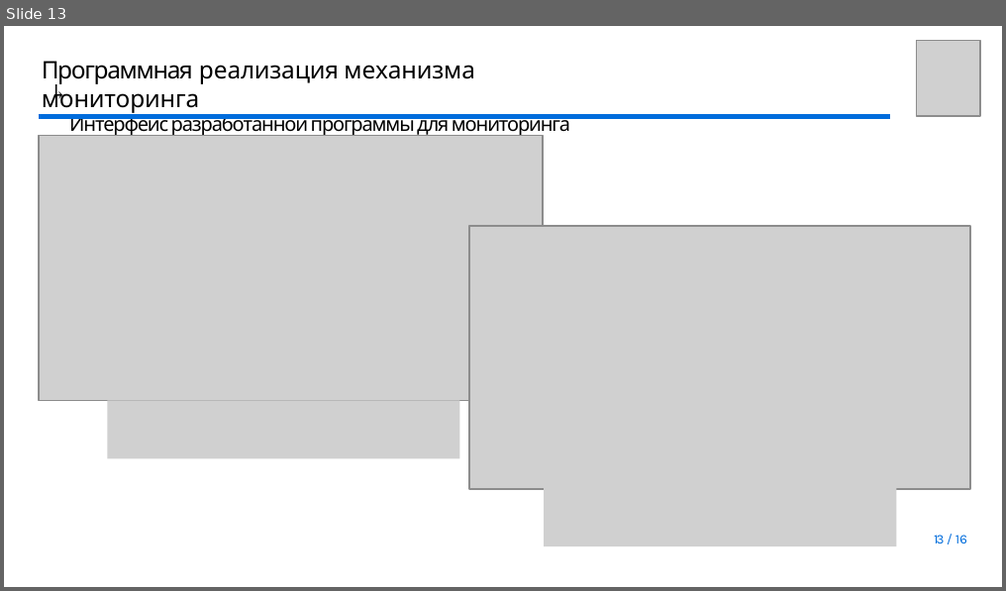
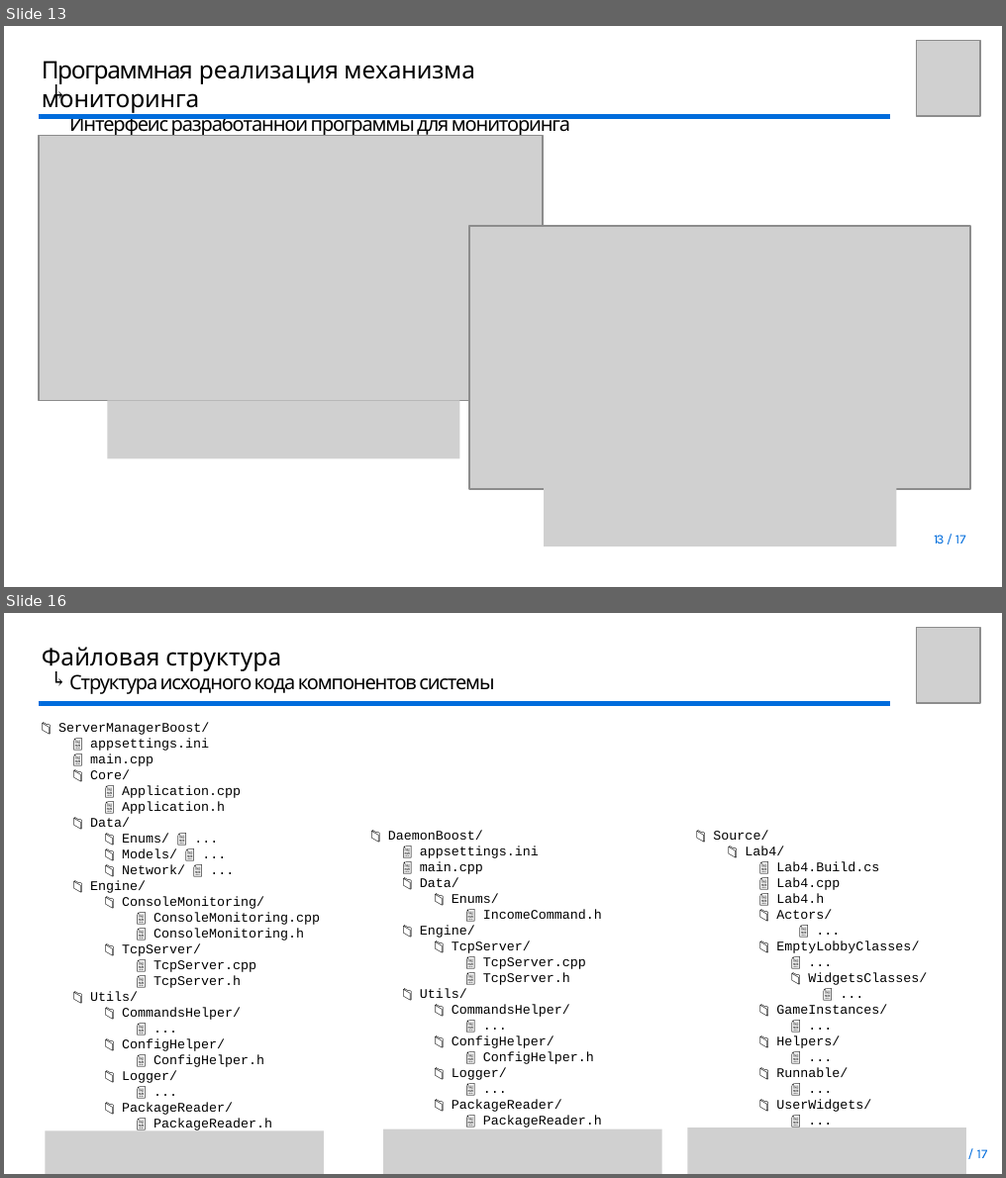
Before and after one commit to youngB0rrov/bmstu_doc, a slide deck: Master/Diploma/presentation/Презентация.pptx. Shown one above the other, each under a label of ours: slide 13 before the commit, slides 13 and 16 after it; the slides between them are not shown. The pictures are 1006x591 and 1006x1178 pixels, drawn with LibreOffice and Linux fonts; fonts in the diff are those of the drawing; grey boxes stand for pictures; background and template pictures are left out. Boxes give left, top, right and bottom in pixels: in the first picture for what was removed or moved away, otherwise in the second. Text is boxed around its words. In the diff, an @@ line names an element or a change of style, - is before the commit and + after.

```diff
--- a/Master/Diploma/presentation/Презентация.pptx
+++ b/Master/Diploma/presentation/Презентация.pptx
@@ slide 16 added at (4, 613, 1002, 1174), background #FFFFFF @@
@@ picture added at (917, 627, 980, 703) @@
@@ title added at (42, 647, 494, 694), 9 pt, text #000000 @@
+Файловая структура
+Структура исходного кода компонентов системы
@@ text added at (46, 668, 67, 687), 9 pt, text #000000 @@
+↰
@@ freeform shape added at (39, 703, 890, 703), outline #006CDC 1.99 pt @@
@@ text added at (58, 723, 320, 1131), 6 pt, text #000000 @@
+📁 ServerManagerBoost/
+📄 appsettings.ini
+📄 main.cpp
+📁 Core/
+📄 Application.cpp
+📄 Application.h
+📁 Data/
+📁 Enums/ 📄 ...
+📁 Models/ 📄 ...
+📁 Network/ 📄 ...
+📁 Engine/
+📁 ConsoleMonitoring/
+📄 ConsoleMonitoring.cpp
+📄 ConsoleMonitoring.h
+📁 TcpServer/
+📄 TcpServer.cpp
+📄 TcpServer.h
+📁 Utils/
+📁 CommandsHelper/
+📄 ...
+📁 ConfigHelper/
+📄 ConfigHelper.h
+📁 Logger/
+📄 ...
+📁 PackageReader/
+📄 PackageReader.h
@@ text added at (388, 831, 602, 1128), 6 pt, text #000000 @@
+📁 DaemonBoost/
+📄 appsettings.ini
+📄 main.cpp
+📁 Data/
+📁 Enums/
+📄 IncomeCommand.h
+📁 Engine/
+📁 TcpServer/
+📄 TcpServer.cpp
+📄 TcpServer.h
+📁 Utils/
+📁 CommandsHelper/
+📄 ...
+📁 ConfigHelper/
+📄 ConfigHelper.h
+📁 Logger/
+📄 ...
+📁 PackageReader/
+📄 PackageReader.h
@@ text added at (713, 831, 927, 1112), 6 pt, text #000000 @@
+📁 Source/
+📁 Lab4/
+📄 Lab4.Build.cs
+📄 Lab4.cpp
+📄 Lab4.h
+📁 Actors/
+📄 ...
+📁 EmptyLobbyClasses/
+📄 ...
+📁 WidgetsClasses/
+📄 ...
+📁 GameInstances/
+📄 ...
+📁 Helpers/
+📄 ...
+📁 Runnable/
+📄 ...
+📁 UserWidgets/
+📄 ...
@@ picture added at (46, 1130, 324, 1174) @@
@@ picture added at (383, 1129, 662, 1174) @@
@@ picture added at (687, 1129, 965, 1174) @@
@@ page number added at (977, 1150, 988, 1158), 6 pt, text #006CDC @@
+16 / 17
@@ page number at (934, 535, 966, 544): text changed @@
-13 / 16
+13 / 17
```
Also in this commit, not shown: 5 slides changed, 1 other file.
